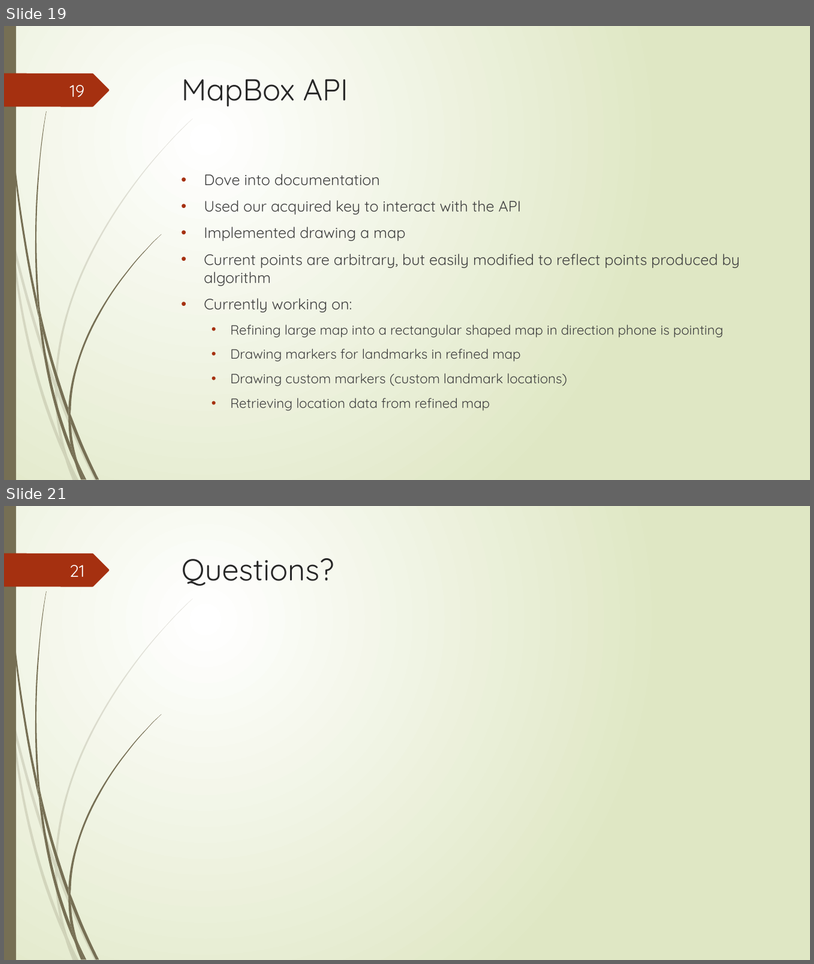
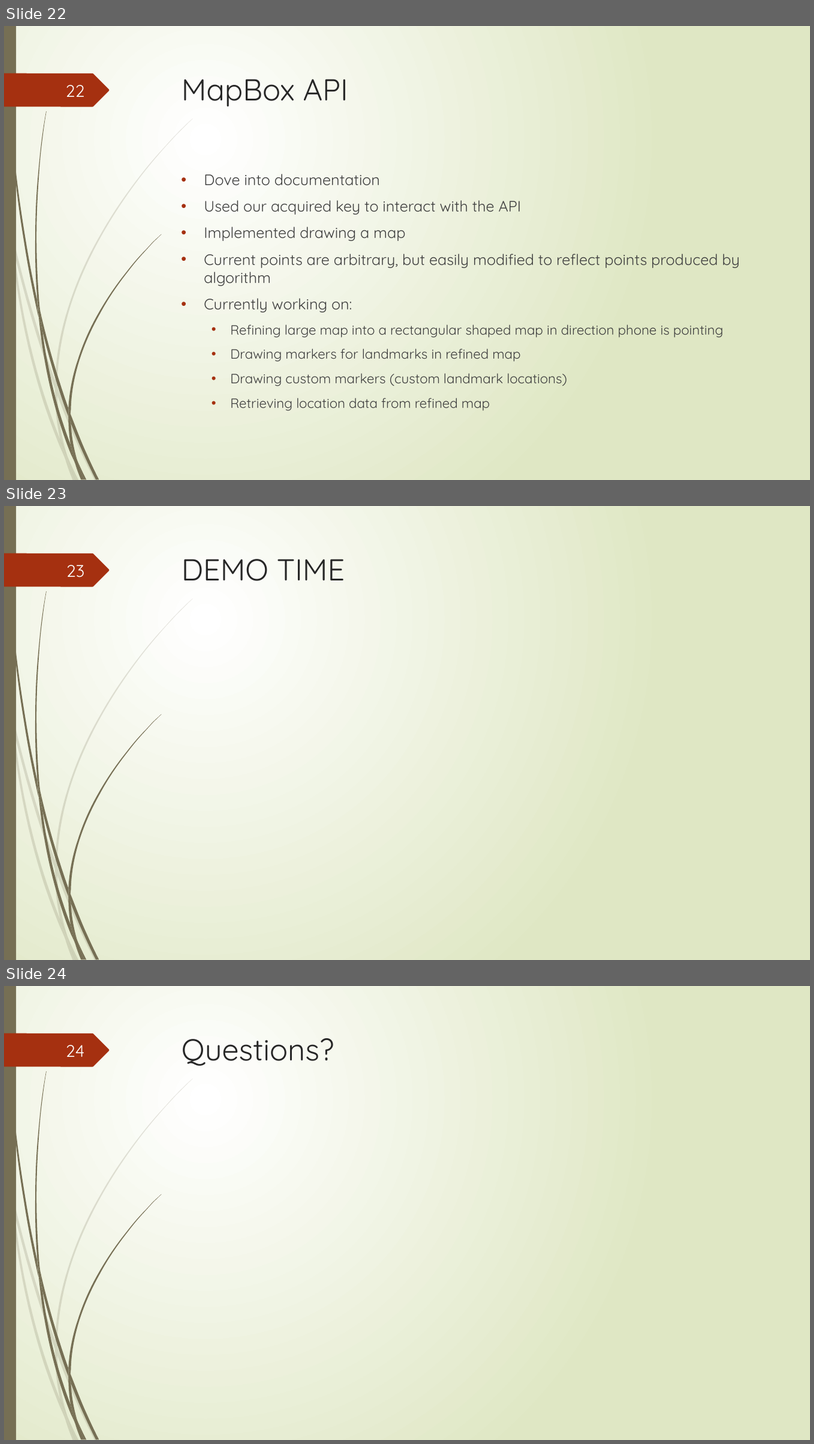
Before and after one commit to junmin-yee/Landmarked, a slide deck: Presentations/Sprint01 ReviewMeeting.pptx. Shown one above the other, each under a label of ours: slides 19 and 21 before the commit, slides 22, 23 and 24 after it; the slides between them are not shown. The pictures are 814x964 and 814x1444 pixels, drawn with LibreOffice and Linux fonts; fonts in the diff are those of the drawing. Boxes give left, top, right and bottom in pixels: in the first picture for what was removed or moved away, otherwise in the second. Text is boxed around its words. In the diff, an @@ line names an element or a change of style, - is before the commit and + after.

```diff
--- a/Presentations/Sprint01 ReviewMeeting.pptx
+++ b/Presentations/Sprint01 ReviewMeeting.pptx
@@ slide 23 added at [4, 506, 810, 960], background gradient #FFFFFF to #DFE8C4; not listed: 24 template elements that a slide beside it also shows @@
@@ title added at [182, 559, 345, 581], 36 pt, text #262626 @@
+DEMO TIME
@@ page number added at [66, 565, 84, 577], 20 pt, text #FEFFFF @@
+23
@@ what was slide 19 is now slide 22 @@
@@ page number at [66, 85, 85, 97]: text changed @@
-19
+22
@@ what was slide 21 is now slide 24 @@
@@ page number at [66, 1045, 84, 1057]: text changed @@
-21
+24
```
Also in this commit, not shown: 1 slide changed, 5 other slides added, 3 slides removed.
